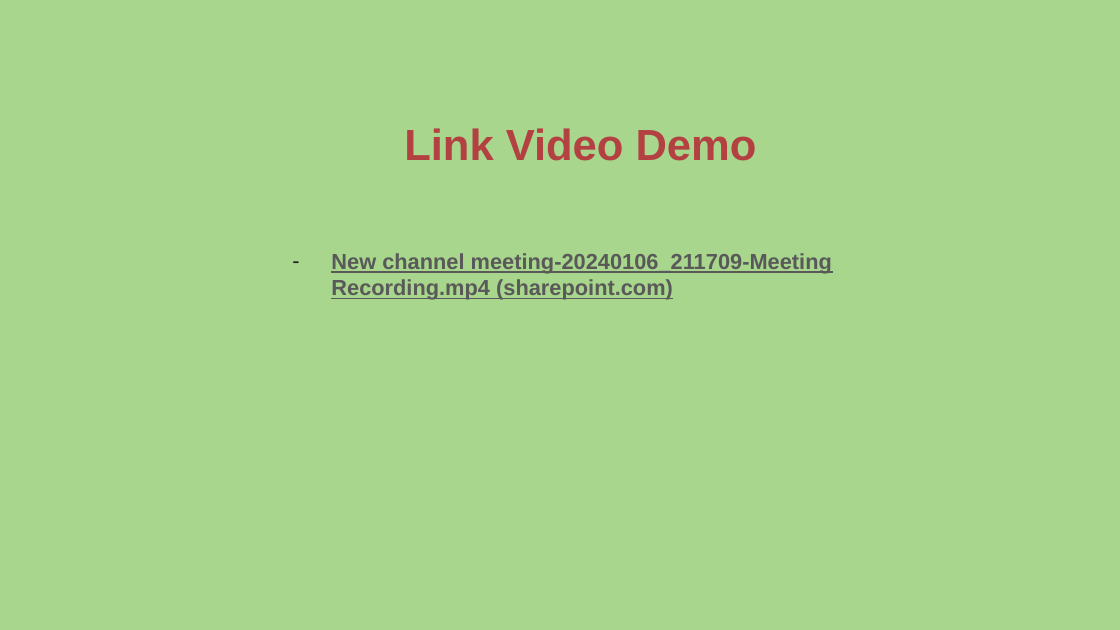
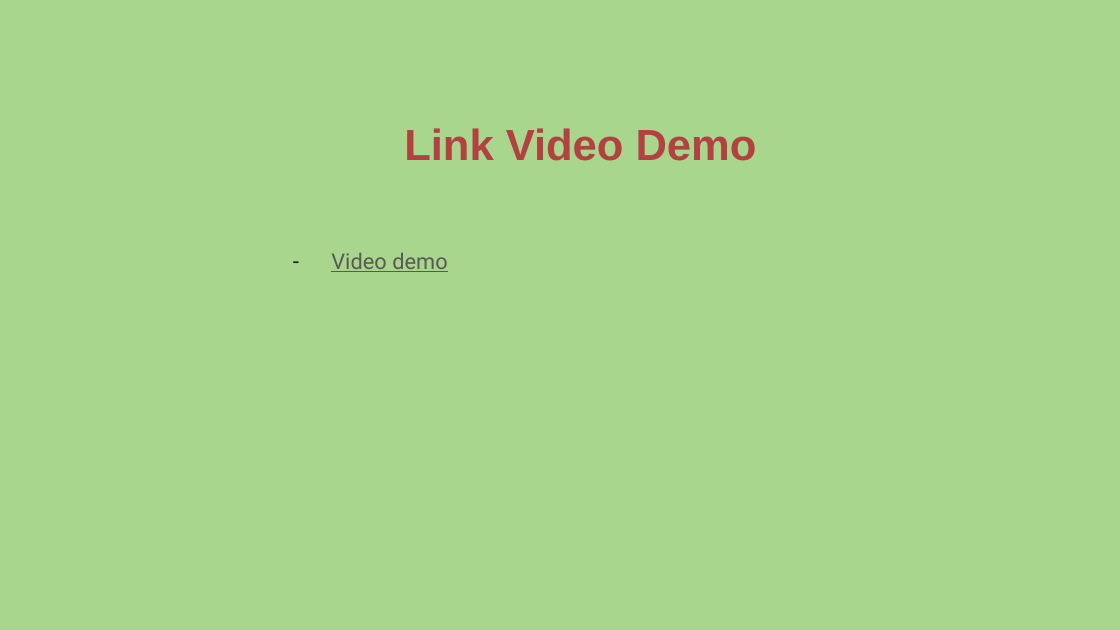
Before and after one commit to hwngngueyn/-OOLT.VN.20231-15, a slide deck: slide 9 of presentation/Presentation_OOP_team15.pptx. Drawn at 1120x630 pixels with LibreOffice and Linux fonts; fonts in the diff are those of the drawing; background and template pictures are left out. Boxes give left, top, right and bottom in pixels: in the first picture for what was removed or moved away, otherwise in the second. Text is boxed around its words. In the diff, an @@ line names an element or a change of style, - is before the commit and + after.

```diff
--- a/presentation/Presentation_OOP_team15.pptx
+++ b/presentation/Presentation_OOP_team15.pptx
@@ subtitle at (331, 252, 447, 272): text changed; font Arial to Roboto; bold off @@
-– New channel meeting-20240106_211709-Meeting Recording.mp4 (sharepoint.com)
+– Video demo
```
Also in this commit, not shown: 3 other slides changed.
